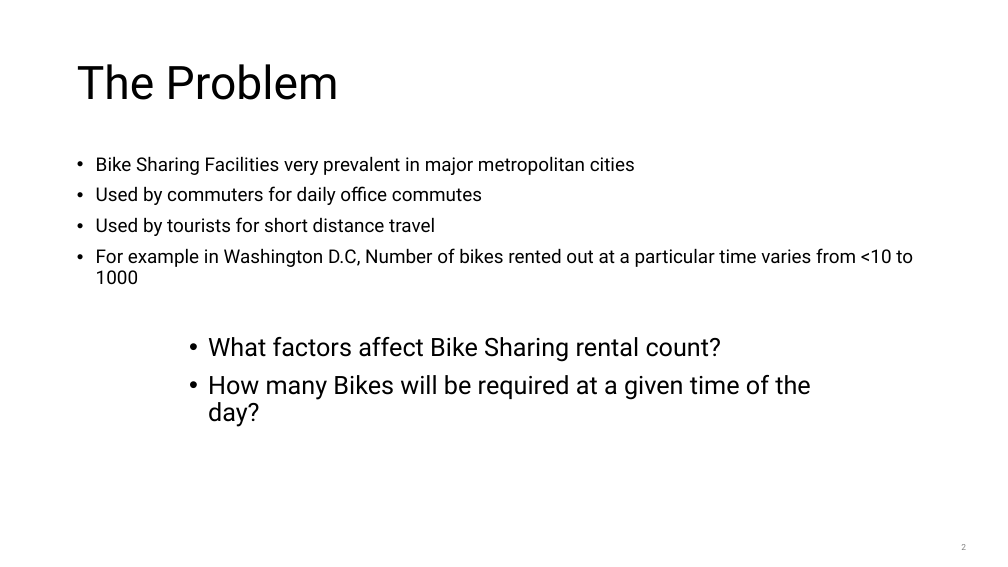
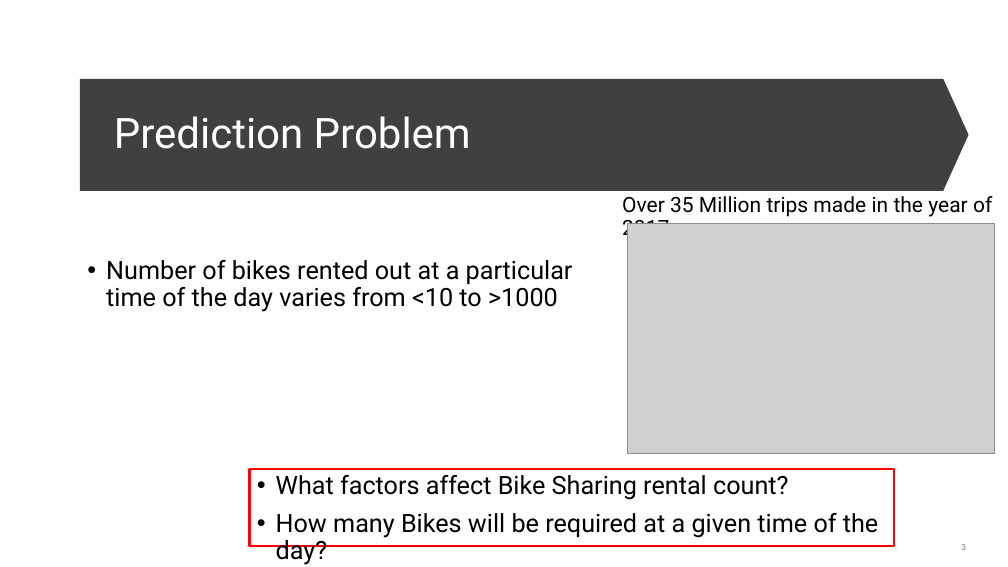
Before and after one commit to shashankvmaiya/Bike-Sharing-Demand-Prediction, a slide deck: slide 3 of Reports/Final_Presentation.pptx (slide 2 before the commit). Drawn at 1008x567 pixels with LibreOffice and Linux fonts; fonts in the diff are those of the drawing; grey boxes stand for pictures. Boxes give left, top, right and bottom in pixels: in the first picture for what was removed or moved away, otherwise in the second. Text is boxed around its words. In the diff, an @@ line names an element or a change of style, - is before the commit and + after.

Commit message:
Final Presentation

```diff
--- a/Reports/Final_Presentation.pptx
+++ b/Reports/Final_Presentation.pptx
@@ down arrow added at (79,79,969,191), fill #404040 @@
@@ title at (114,116,471,149): text changed; size 44 to 40 pt; text colour #000000 to #FFFFFF @@
-The Problem
+Prediction Problem
@@ text removed at (96,156,913,285) @@
-• Bike Sharing Facilities very prevalent in major metropolitan cities
-• Used by commuters for daily office commutes
-• Used by tourists for short distance travel
-• For example in Washington D.C, Number of bikes rented out at a particular time varies from <10 to 1000
@@ text added at (622,196,992,241), 20 pt, text #000000 @@
+Over 35 Million trips made in the year of 2017
@@ picture added at (628,224,995,453) @@
@@ text added at (106,260,573,312), 24 pt, text #000000 @@
+• Number of bikes rented out at a particular time of the day varies from <10 to >1000
@@ rectangle "What factors affect Bike Sharing ...": place and size @@
-rectangle "What factors affect Bike Sharing ..." at (208,337,810,427)
+rectangle "What factors affect Bike Sharing ..." at (250,470,894,546)
@@ rectangle "What factors affect Bike Sharing ..." at (250,470,894,546): outline none to #FF0000 2.25 pt @@
```
Also in this commit, not shown: 19 other slides changed, 11 slides added, 6 slides removed, 21 other files.
